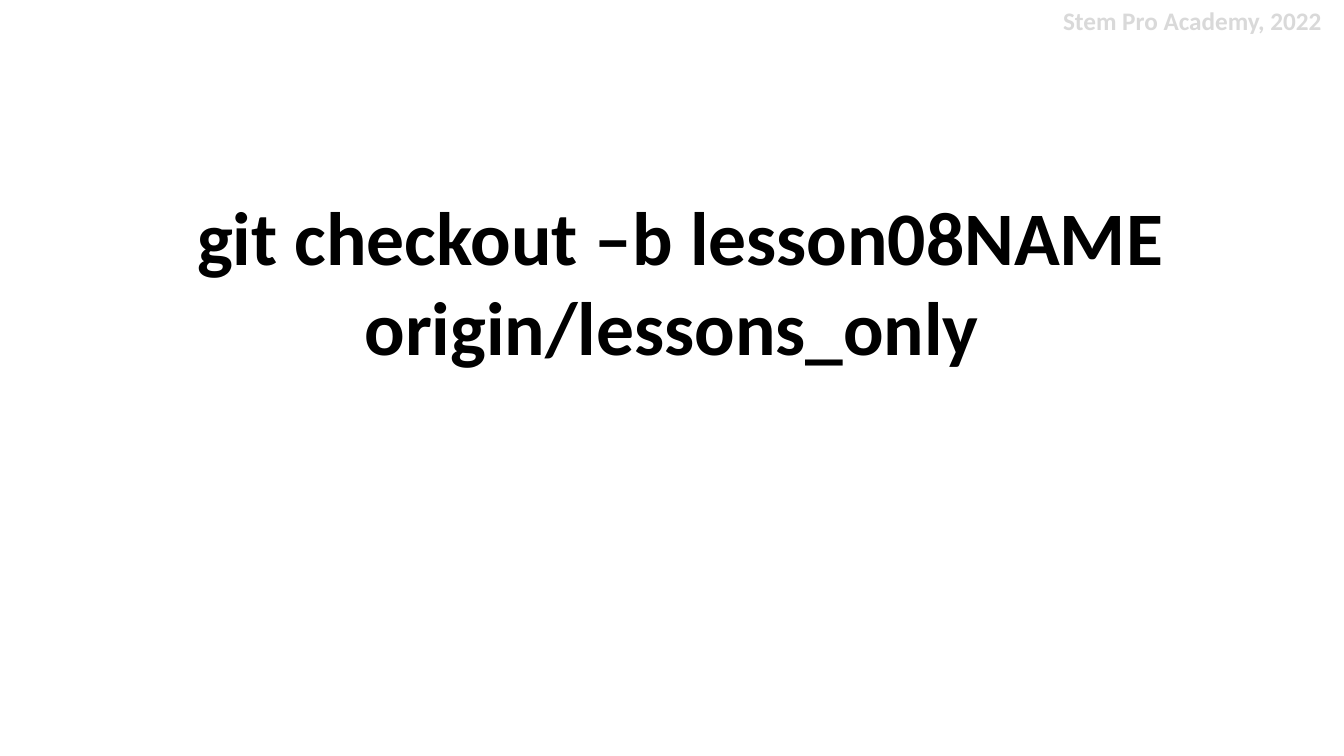
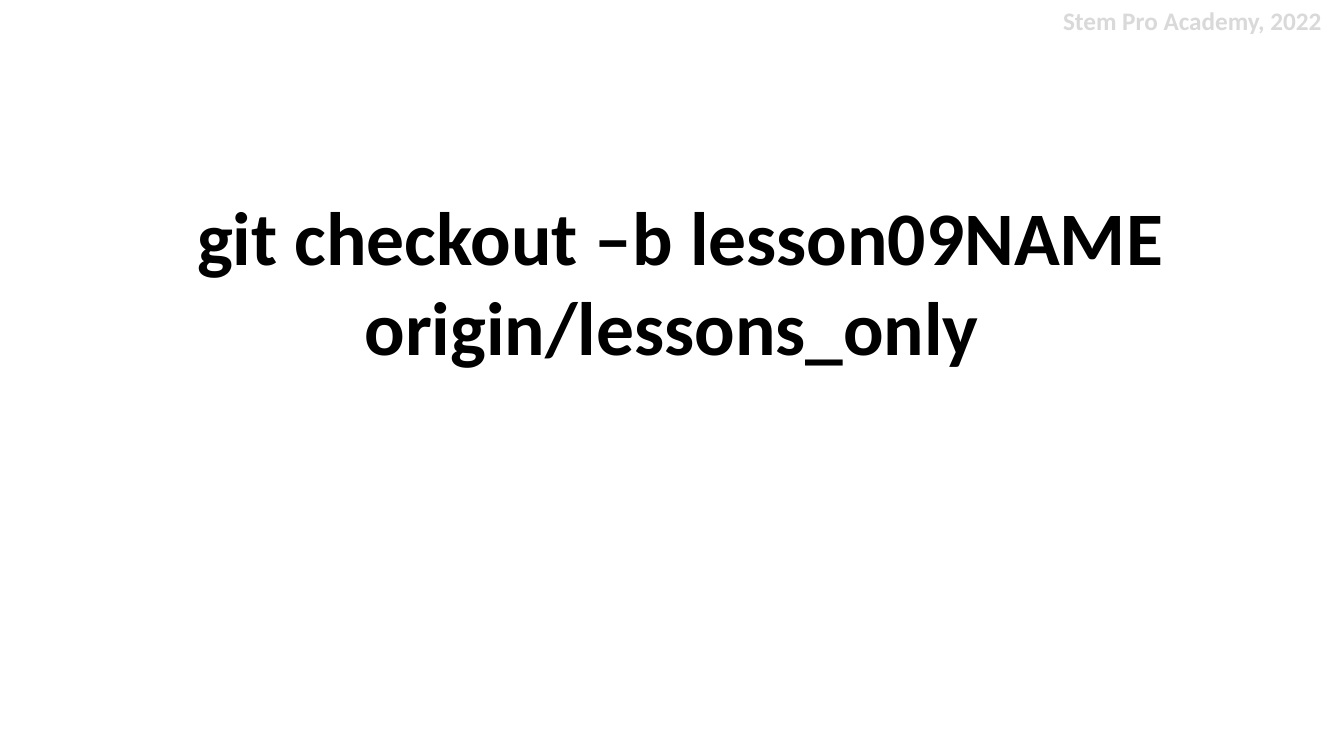
Before and after one commit to stemproaca/dscamp, a slide deck: slide 1 of lessons/session09/Session_09.pptx. Drawn at 1344x756 pixels with LibreOffice and Linux fonts; fonts in the diff are those of the drawing. Boxes give left, top, right and bottom in pixels: in the first picture for what was removed or moved away, otherwise in the second. Text is boxed around its words. In the diff, an @@ line names an element or a change of style, - is before the commit and + after.

```diff
--- a/lessons/session09/Session_09.pptx
+++ b/lessons/session09/Session_09.pptx
@@ text at (197, 212, 1163, 368): text changed @@
-git checkout –b lesson08NAME origin/lessons_only
+git checkout –b lesson09NAME origin/lessons_only
```
Also in this commit, not shown: 1 other slide changed.
